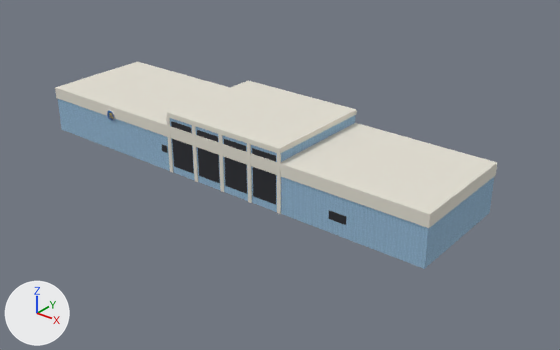
Before and after pictures for a commit that changed the glTF model airport-cyxd/PackageSources/modelLib/cyxd_hangar15_wing/cyxd_hangar15_wing.gltf.
One viewpoint serves both versions: a camera (50 mm lens) standing at (57.2, -65.9, 41.1) and looking at (4.2, 0.4, -0.1). The lights are fixed; the arrows at lower left show +X, +Y and +Z. The older version comes first. Vertices at exactly the same position are counted once.

Names of what the first picture shows: 'cyxd_hangar15_wing'.
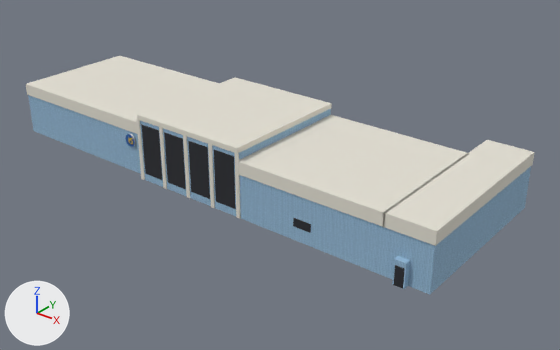
Pixel boxes (x1, y1, x2, y2) of what changed, in the pictures (560 x 350 px; the box of a moved part takes in the faces that stretch with it):
'cyxd_hangar15_wing', reshaped (15% wider, 15% taller): before (55, 62, 497, 269); after (26, 56, 535, 295)
part 1 of me_cyxd_hangar15_wing, moved or reshaped: before (277, 153, 281, 214); after (383, 140, 535, 246)
part 2 of me_cyxd_hangar15_wing, moved or reshaped: before (247, 143, 252, 203); after (239, 115, 470, 227)
part 3 of me_cyxd_hangar15_wing, moved or reshaped: before (167, 80, 357, 154); after (137, 77, 332, 154)
part 4 of me_cyxd_hangar15_wing, moved or reshaped: before (162, 144, 168, 153); after (136, 119, 145, 180)
part 5 of me_cyxd_hangar15_wing, moved or reshaped: before (166, 117, 173, 173); after (159, 127, 167, 189)
part 6 of me_cyxd_hangar15_wing, moved or reshaped: before (192, 125, 198, 182); after (183, 135, 190, 198)
part 7 of me_cyxd_hangar15_wing, moved or reshaped: before (218, 134, 224, 192); after (208, 144, 215, 208)
part 8 of me_cyxd_hangar15_wing, moved or reshaped: before (107, 110, 115, 120); after (126, 134, 136, 147)
part 9 of me_cyxd_hangar15_wing, moved or reshaped: before (328, 210, 346, 225); after (293, 218, 311, 233)
part 10 of me_cyxd_hangar15_wing, moved or reshaped (not visible afterwards): before (55, 62, 497, 228)
part 11 of me_cyxd_hangar15_wing, rebuilt (15% wider, 18% taller): before (58, 99, 494, 269); after (28, 95, 531, 295)
part 12 of me_cyxd_hangar15_wing, deleted: before (171, 121, 194, 174)
part 13 of me_cyxd_hangar15_wing, deleted: before (197, 130, 220, 183)
part 14 of me_cyxd_hangar15_wing, deleted: before (224, 139, 247, 194)
part 15 of me_cyxd_hangar15_wing, deleted: before (252, 148, 276, 205)
part 16 of me_cyxd_hangar15_wing, deleted: before (170, 115, 355, 162)
part 17 of me_cyxd_hangar15_wing, added: after (26, 56, 241, 219)
part 18 of me_cyxd_hangar15_wing, added: after (392, 256, 410, 289)

The change, as a list of edits to the scene's bpy script:
```text
Change me_cyxd_hangar15_wing:
    used by ob_cyxd_hangar15_wing; location = (0.0, 0.0, 0.0)
    remove me_cyxd_hangar15_wing.from_pydata(...)  # 216 vertices, 296 faces; spans x -28.4..28.4, y -7.6..7.3, z 0.0..7.8
    add me_cyxd_hangar15_wing.from_pydata(...)  # 298 vertices, 406 faces; spans x -31.0..30.9, y -11.5..10.9, z 0.0..8.3
    me_cyxd_hangar15_wing part 1: the loose piece of 8 vertices spanning x 9.9..10.4, y -7.4..-7.2, z 0.0..7.2 is scaled about its middle by (11, 182, 0.208), then moved by (17.9, 7.3, 2.5)
    me_cyxd_hangar15_wing part 2: the loose piece of 8 vertices spanning x 5.8..6.2, y -7.4..-7.2, z 0.0..7.2 is scaled about its middle by (36.6, 143, 0.208), then moved by (10.5, 5.0, 2.5)
    me_cyxd_hangar15_wing part 3: the loose piece of 8 vertices spanning x -6.7..10.3, y -7.3..7.3, z 7.2..7.8 is scaled about its middle by (0.906, 1.16, 1), then moved by (-2.0, -2.4, 0.5)
    me_cyxd_hangar15_wing part 4: the loose piece of 8 vertices spanning x -8.1..-7.2, y -7.3..-7.2, z 2.4..3.3 is scaled about its middle by (0.556, 2, 8.56), then moved by (-0.2, -3.6, 1.0), in mat_cyxd_flat (picture img_cyxd_palette_png)
    me_cyxd_hangar15_wing part 5: the loose piece of 8 vertices spanning x -6.8..-6.3, y -7.4..-7.2, z 0.0..7.2 is scaled about its middle by (1, 1, 1.07), then moved by (2.6, -3.6, 0.2)
    me_cyxd_hangar15_wing part 6: the loose piece of 8 vertices spanning x -2.7..-2.2, y -7.4..-7.2, z 0.0..7.2 is scaled about its middle by (1, 1, 1.07), then moved by (2.2, -3.6, 0.2)
    me_cyxd_hangar15_wing part 7: the loose piece of 8 vertices spanning x 1.5..2.0, y -7.4..-7.2, z 0.0..7.2 is scaled about its middle by (1, 1, 1.07), then moved by (1.8, -3.6, 0.2)
    me_cyxd_hangar15_wing part 8: the loose piece of 48 vertices spanning x -17.6..-16.4, y -7.5..-7.3, z 4.2..5.6 is scaled about its middle by (1.23, 1, 1.23), then moved by (6.7, -2.8, -0.7)
    me_cyxd_hangar15_wing part 9: the loose piece of 8 vertices spanning x 16.8..19.0, y -7.3..-7.2, z 1.6..2.6 is moved by (-1.9, -3.5, 0.0)
    me_cyxd_hangar15_wing part 10: the loose piece of 8 vertices spanning x -28.4..28.4, y -7.3..7.3, z 4.6..6.1 is scaled about its middle by (0.00265, 1.04, 3.07), then moved by (-30.9, -2.0, -3.0)
    me_cyxd_hangar15_wing part 11: the loose piece of 8 vertices spanning x -28.2..28.2, y -7.2..7.2, z 0.0..5.8 is rebuilt with 28 vertices and now spans x -30.8..30.8, y -10.8..10.8, z 0.0..8.0
    me_cyxd_hangar15_wing part 12: the loose piece of 8 vertices spanning x -6.2..-2.8, y -7.3..-7.2, z 0.9..6.8 is deleted
    me_cyxd_hangar15_wing part 13: the loose piece of 8 vertices spanning x -2.0..1.4, y -7.3..-7.2, z 0.9..6.8 is deleted
    me_cyxd_hangar15_wing part 14: the loose piece of 8 vertices spanning x 2.2..5.6, y -7.3..-7.2, z 0.9..6.8 is deleted
    me_cyxd_hangar15_wing part 15: the loose piece of 8 vertices spanning x 6.4..9.8, y -7.3..-7.2, z 0.9..6.8 is deleted
    me_cyxd_hangar15_wing part 16: the loose piece of 8 vertices spanning x -6.6..10.2, y -7.2..7.2, z 5.8..7.5 is deleted
    me_cyxd_hangar15_wing part 17: 86 vertices added at x -31.0..7.7, y -10.9..6.2, z 0.0..7.7
    me_cyxd_hangar15_wing part 18: 16 vertices added at x 27.2..28.5, y -11.5..-10.8, z 0.0..2.8
    other edits to the shape of me_cyxd_hangar15_wing do not show in these pictures
```
